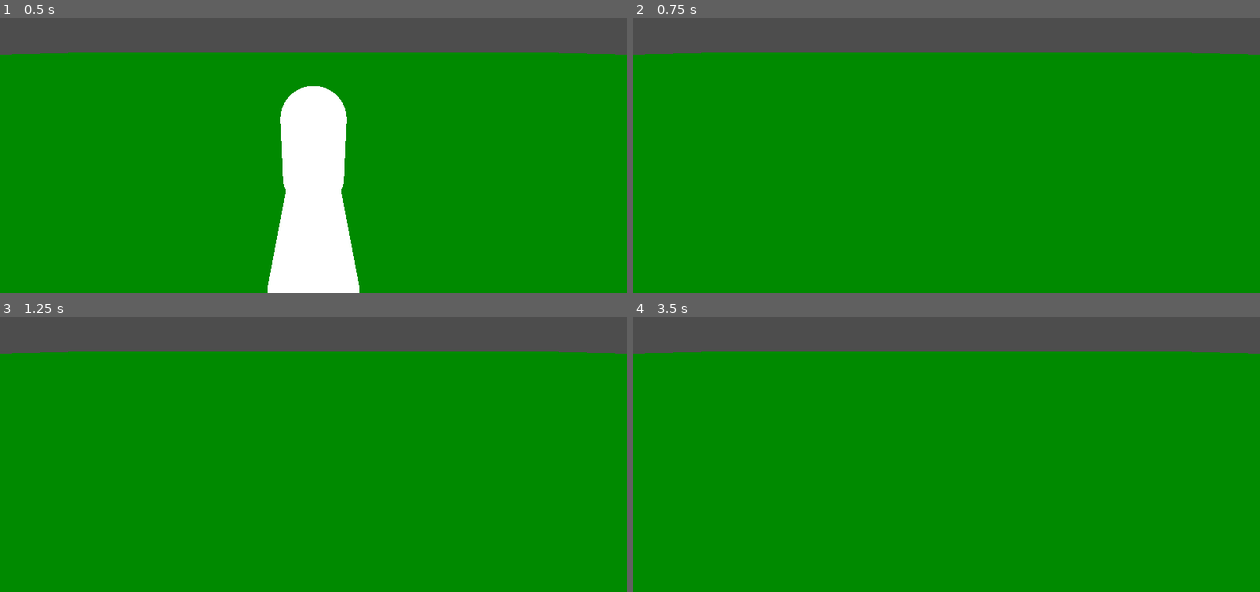
Above: before the commit, frames 1-4 (two rows, left to right).
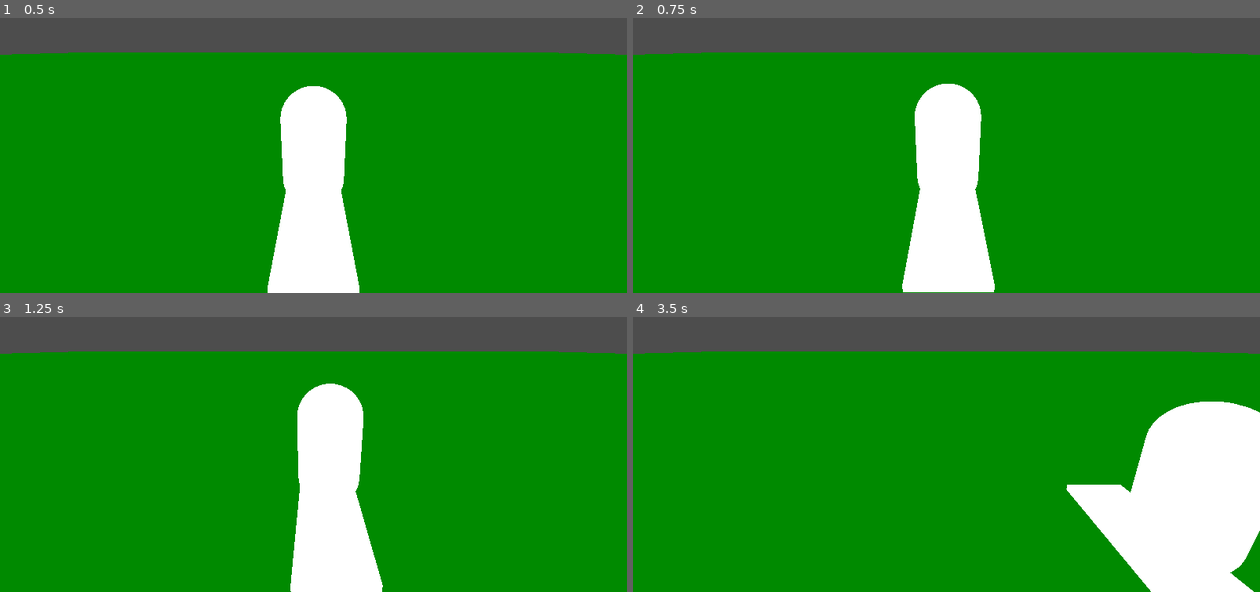
Above: after the commit, the same moments.

Repository: Steffo99/cinnos
Game: Godot game, scene res://Root.tscn
Two runs of this game, one before a commit and one after it. Both use one fixed random seed, a clock stepped at 60 frames per second and the inputs below.
Inputs:
- Up to frame 1 (0.5 s): no input
- Up to frame 2 (0.75 s): hold D (move_right) from 0.53 s (still down); tap Space (jump) at 0.6 s
- Up to frame 3 (1.25 s): keep holding D (move_right); tap Space (jump) at 0.77, 1.07 s
- Up to frame 4 (3.5 s): release D (move_right) at 1.28 s; hold S (move_down) 1.28-2.03 s; tap Space (jump) at 1.35, 1.52, 1.82, 2.1, 2.85, 3.02, 3.32 s; hold D (move_right) 2.03-2.78 s; hold W (move_up) from 2.78 s (still down)

Frame 1 is identical in both runs. In frame 2, 8.1% of the frame differs, in the area x 42-58%, y 23-100%; in frame 3, 8.1%; in frame 4, 14%, in the area x 69-100%, y 30-100%.

Commit message:
decrease impulse

Diff:
--- a/Player.gd
+++ b/Player.gd
@@ -6,7 +6,7 @@
 @onready var current_input_accel = input_accel
 
 @onready var gravity_accel: Vector3 = ProjectSettings.get_setting("physics/3d/default_gravity") * ProjectSettings.get_setting("physics/3d/default_gravity_vector")
-@export var jump_impulse: Vector3 = Vector3.UP * 100.0;
+@export var jump_impulse: Vector3 = Vector3.UP;
 
 
 @export var max_jumps = 1
